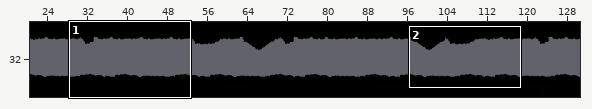
Level history. Tiled map: tiled/levels/lake.tmx. The first picture is a wide view before the edit; the outline marks the close-up.
Close-up. Before the commit:
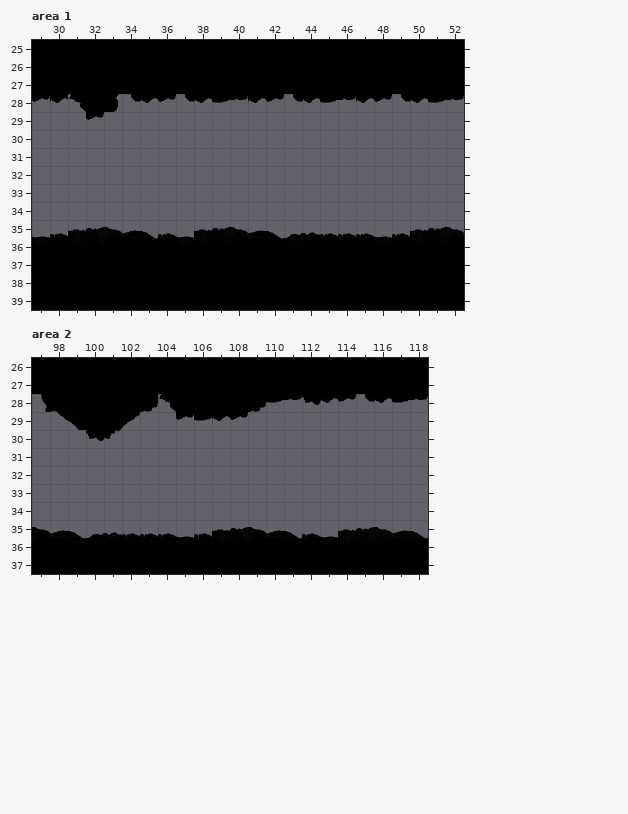
Cells are 32x32 px. Shown: area 1 x 29..52, y 25..39; area 2 x 97..118, y 26..37. The commit also changed other parts of the map, which this record leaves out.
After the commit:
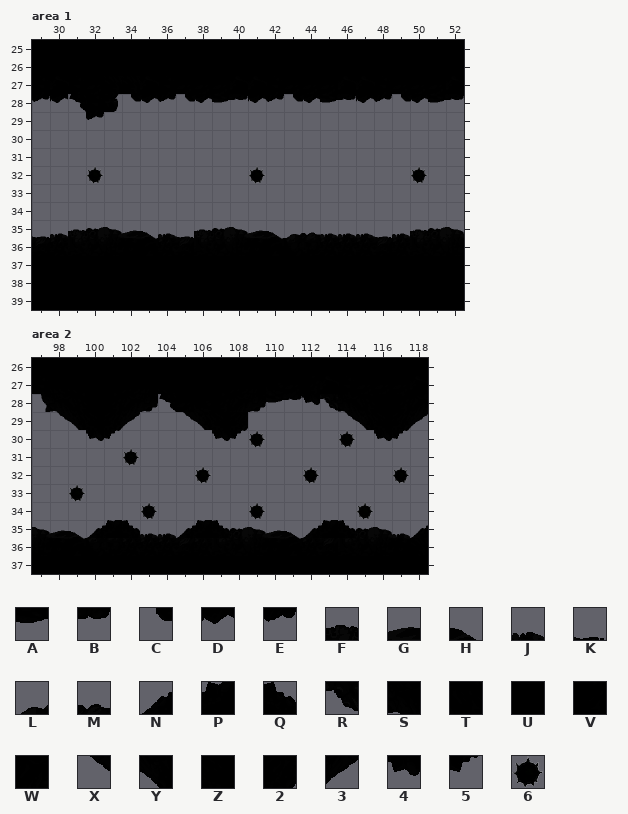
Key: from "lake_tiles": A 31, B 32, C 33, D 34, E 35, F 46, G 49, H 50, J 52, K 53, L 55, M 56, N 92, P 93, Q 95, R 159, S 166, T 167, U 168, V 170, W 171, X 181, Y 182, Z 183, 2 185, 3 186, 4 198, 5 200; from "mine": 6 0.
_ is an empty cell.
What changed:
Layer "Foreground", area 1:
y 32: x 32 _ -> 6; x 41 _ -> 6; x 50 _ -> 6
Layer "Foreground", area 2:
y 28: x 113..118 DECDAB -> RSTUVW
y 29: x 105..108 EADE -> XYZ2; x 114..118 _____ -> XYZ23
y 30: x 107..109 ___ -> 456; x 114 _ -> 6; x 116..117 __ -> 45
y 31: x 102 _ -> 6
y 32: x 106 _ -> 6; x 112 _ -> 6; x 117 _ -> 6
y 33: x 99 _ -> 6
y 34: x 103 _ -> 6; x 109 _ -> 6; x 115 _ -> 6
y 35: x 100..102 LMJ -> NPQ; x 105..107 KJF -> NPQ; x 112..114 JKF -> NPQ; x 117..118 GH -> JN
